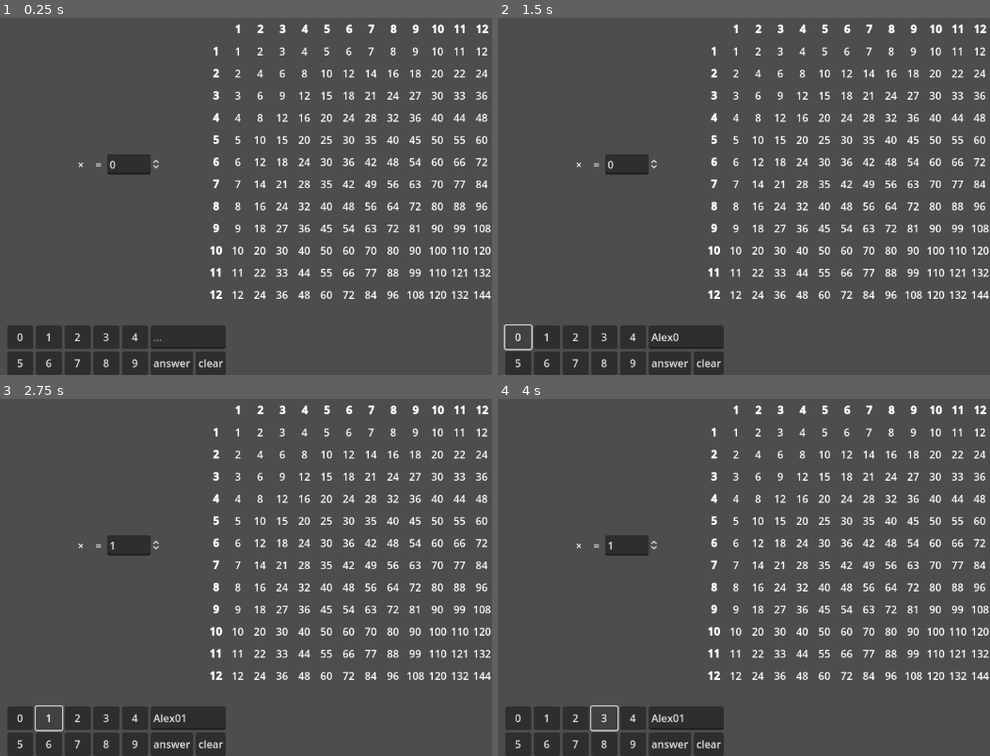
Above: before the commit, frames 1-4 (two rows, left to right).
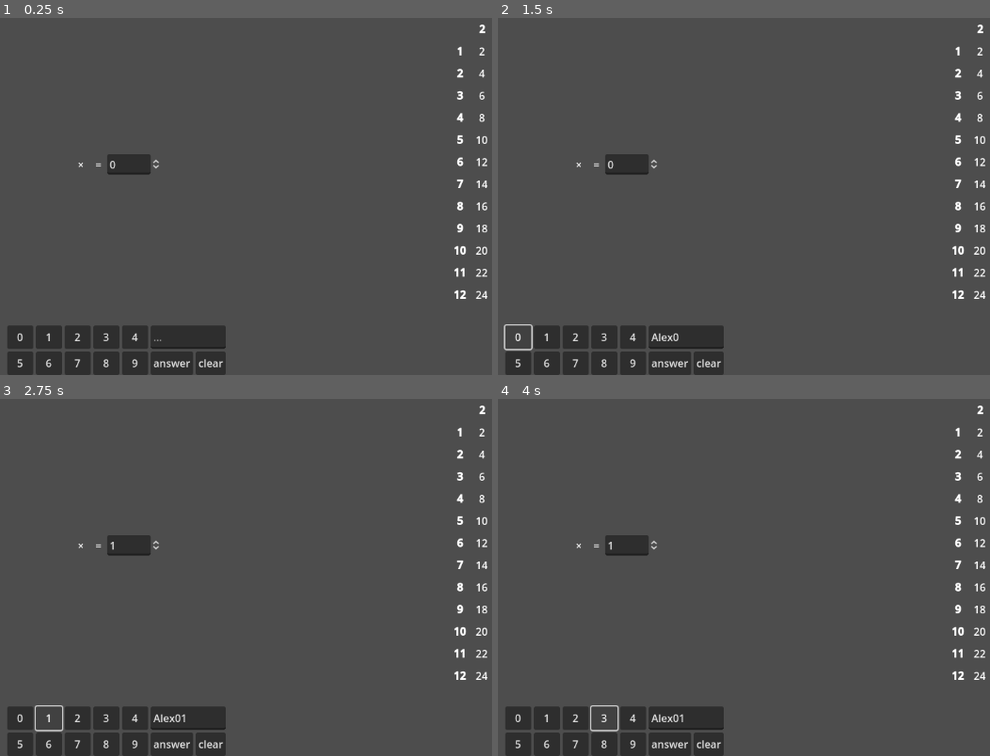
Above: after the commit, the same moments.

Repository: maryilewis/math-game
Game: Godot game, scene res://Math Scenes/Practice.tscn
The game is run twice, just before and just after one commit, with the same random seed, the same clock (stepped at 60 frames per second) and the same inputs. This scene is started directly instead of the project's main scene.
Inputs (mouse positions are in pixels of both pictures, inside the frame that each line leads up to):
- Up to frame 1 (0.25 s): no input
- Up to frame 2 (1.5 s): click (684, 335) at 0.52 s; type "Alex" at 0.6 s; click "0" at 1.25 s
- Up to frame 3 (2.75 s): click "1" at 2 s
- Up to frame 4 (4 s): click "2" at 2.75 s; click "3" at 3.5 s

The runs differ from the first frame. In frame 1, 5.3% of the frame differs, in the area x 42-100%, y 1-79%; in frame 2, 5.3%; in frame 3, 5.3%; in frame 4, 5.3%.

Commit message:
racetrack

Diff:
--- a/UI/Reference Table/Reference Table.gd
+++ b/UI/Reference Table/Reference Table.gd
@@ -2,15 +2,10 @@
 
 # Called when the node enters the scene tree for the first time.
 func _ready():
-	for h in range(1,13):
-		add_label(h, true)
+	#show_table()
+	show_column(2)
 
-	for i in range(1,13):
-		add_label(i, true)
-		for j in range(1,13):
-			add_label(i * j)
-
-func add_label(x: int, header = false):
+func add_label(x, header = false):
 	var label = RichTextLabel.new()
 
 	label.bbcode_enabled = true
@@ -21,3 +16,26 @@
 	label.custom_minimum_size.x = 30
 	label.custom_minimum_size.y = 30
 	add_child(label)
+
+func show_table():
+	columns = 13
+	for c in get_children():
+		remove_child(c)
+	add_label("")
+	for h in range(1,13):
+		add_label(h, true)
+
+	for i in range(1,13):
+		add_label(i, true)
+		for j in range(1,13):
+			add_label(i * j)
+
+func show_column(x: int):
+	columns = 2
+	for c in get_children():
+		remove_child(c)
+	add_label("")
+	add_label(x, true)
+	for i in range(1,13):
+		add_label(i, true)
+		add_label(i * x)
--- a/UI/Reference Table/Reference Table.tscn
+++ b/UI/Reference Table/Reference Table.tscn
@@ -10,8 +10,3 @@
 grow_vertical = 2
 columns = 13
 script = ExtResource("1_x32br")
-
-[node name="RichTextLabel" type="RichTextLabel" parent="."]
-custom_minimum_size = Vector2(30, 30)
-layout_mode = 2
-bbcode_enabled = true
--- /dev/null
+++ b/World Scenes/Racetracks/Racetrack1.gd
@@ -0,0 +1,7 @@
+extends Node3D
+
+var speed := 1
+
+# Called every frame. 'delta' is the elapsed time since the previous frame.
+func _physics_process(delta):
+	$Path3D/PathFollow3D.progress += delta * speed
--- /dev/null
+++ b/World Scenes/Racetracks/Racetrack1.tscn
@@ -0,0 +1,210 @@
+[gd_scene load_steps=25 format=3 uid="uid://bxuog17l4tspf"]
+
+[ext_resource type="Script" path="res://World Scenes/Racetracks/Racetrack1.gd" id="1_d3e41"]
+[ext_resource type="PackedScene" uid="uid://ojawcwqatayt" path="res://models/kenney_racing-kit/Models/GLTF format/roadStart.glb" id="1_iyw53"]
+[ext_resource type="PackedScene" uid="uid://dh0g2dvhuoc2t" path="res://models/kenney_racing-kit/Models/GLTF format/roadStraightArrow.glb" id="2_dqs6c"]
+[ext_resource type="PackedScene" uid="uid://otufn1nl0lsu" path="res://models/kenney_racing-kit/Models/GLTF format/roadStraightBridge.glb" id="3_6pvii"]
+[ext_resource type="PackedScene" uid="uid://y3gs24qrf3ce" path="res://models/kenney_racing-kit/Models/GLTF format/roadStraightBridgeMid.glb" id="4_82abv"]
+[ext_resource type="PackedScene" uid="uid://bbxmhnl1fieum" path="res://models/kenney_racing-kit/Models/GLTF format/roadStraightBridgeStart.glb" id="5_hsav8"]
+[ext_resource type="PackedScene" uid="uid://dkrriyqrxw1ub" path="res://models/kenney_racing-kit/Models/GLTF format/roadStraightLong.glb" id="6_6onmm"]
+[ext_resource type="PackedScene" uid="uid://bkkiv3fxhnsix" path="res://models/kenney_racing-kit/Models/GLTF format/roadRampLongCurved.glb" id="7_py8cq"]
+[ext_resource type="PackedScene" uid="uid://6n0uinov816" path="res://models/kenney_racing-kit/Models/GLTF format/roadCornerLarger.glb" id="8_y3bue"]
+[ext_resource type="PackedScene" uid="uid://cve37tnr7m5r4" path="res://models/kenney_racing-kit/Models/GLTF format/overheadLights.glb" id="9_l8ir0"]
+[ext_resource type="PackedScene" uid="uid://84ob3i17fw4p" path="res://models/kenney_racing-kit/Models/GLTF format/pitsOffice.glb" id="10_5drrd"]
+[ext_resource type="PackedScene" uid="uid://k2e5tgbwdxn8" path="res://models/kenney_racing-kit/Models/GLTF format/pitsOfficeRoof.glb" id="11_cxo3n"]
+[ext_resource type="PackedScene" uid="uid://bvtjf26yoyik6" path="res://models/kenney_racing-kit/Models/GLTF format/pitsGarage.glb" id="12_jaj87"]
+[ext_resource type="PackedScene" uid="uid://ck3p53opxxn7y" path="res://models/kenney_racing-kit/Models/GLTF format/roadPitEntry.glb" id="13_ovswx"]
+[ext_resource type="PackedScene" uid="uid://d0c6kxri4ujqp" path="res://models/kenney_racing-kit/Models/GLTF format/roadPitStraightLong.glb" id="14_lgj04"]
+[ext_resource type="PackedScene" uid="uid://wa6pl48qkgqr" path="res://models/kenney_racing-kit/Models/GLTF format/roadStraight.glb" id="15_7omlr"]
+[ext_resource type="PackedScene" uid="uid://2ahr7oflu8yk" path="res://models/kenney_racing-kit/Models/GLTF format/treeLarge.glb" id="16_tjwlo"]
+[ext_resource type="PackedScene" uid="uid://dhrs41p55pi6v" path="res://models/kenney_racing-kit/Models/GLTF format/treeSmall.glb" id="17_paawd"]
+[ext_resource type="PackedScene" uid="uid://c7t0e0sdpcbww" path="res://models/kenney_racing-kit/Models/GLTF format/raceCarRed.glb" id="19_pvt0p"]
+[ext_resource type="PackedScene" uid="uid://d4gg70ldv3x8p" path="res://models/kenney_racing-kit/Models/GLTF format/grandStandRound.glb" id="20_nudxe"]
+[ext_resource type="PackedScene" uid="uid://vxwosf5drafj" path="res://models/kenney_racing-kit/Models/GLTF format/grandStand.glb" id="21_ahop0"]
+
+[sub_resource type="Curve3D" id="Curve3D_xyl18"]
+_data = {
+"points": PackedVector3Array(0, 0, 0, 0, 0, 0, 0.270348, 0, -0.373243, 0, 0, 0, 0, 0, 0, 0.250602, 0, -0.870229, 0, 0, 0, 0, 0, 0, 0.262908, 0.06604, -5.88832, 0, 0, 0, 0, 0, 0, 0.250548, 0.572754, -7.51985, 0, 0, 0, 0, 0, 0, 0.315316, 0.560425, -12.3866, 0.370801, 0, 1.48321, -0.370801, 0, -1.48321, 0.134049, 0.0360107, -15.4099, 0.894055, 0, -1.0827, -0.894055, 0, 1.0827, -3.93241, -0.0118408, -16.0649, 0, 0, 0, 0, 0, 0, -4.45551, -0.0584602, -12.1301, -2.15538, 0, 0.00540257, 2.15538, 0, -0.00540257, -2.24321, -0.0688477, -10.1124, 0, 0, 0, 0, 0, 0, 3.03453, -0.0366211, -10.1248, -0.392515, 0, -1.60909, 0.392515, 0, 1.60909, 5.26396, -0.0578613, -8.21361, 0, 0, 0, 0, 0, 0, 5.23909, -0.00817871, -0.0271614, 1.30785, -1.57356e-05, 0.0997334, -1.30785, 1.57356e-05, -0.0997334, 2.95479, -0.0204921, 1.83838, 0, 0, 0, 0, 0, 0, 0.278712, 0, -0.337006),
+"tilts": PackedFloat32Array(0, 0, 0, 0, 0, 0, 0, 0, 0, 0, 0, 0, -0.0129638, 0)
+}
+point_count = 14
+
+[sub_resource type="StandardMaterial3D" id="StandardMaterial3D_to61y"]
+albedo_color = Color(0.478431, 0.772549, 0.4, 1)
+metallic_specular = 0.0
+
+[sub_resource type="PlaneMesh" id="PlaneMesh_ib4qt"]
+material = SubResource("StandardMaterial3D_to61y")
+size = Vector2(20, 30)
+
+[node name="Racetrack1" type="Node3D"]
+script = ExtResource("1_d3e41")
+
+[node name="overheadLights" parent="." instance=ExtResource("9_l8ir0")]
+transform = Transform3D(1, 0, 0, 0, 1, 0, 0, 0, 1, 5.11096, 0, 0.166312)
+
+[node name="Track" type="Node3D" parent="."]
+
+[node name="Start" type="Node3D" parent="Track"]
+
+[node name="roadStart" parent="Track/Start" instance=ExtResource("1_iyw53")]
+
+[node name="roadStraightArrow" parent="Track/Start" instance=ExtResource("2_dqs6c")]
+transform = Transform3D(1, 0, 0, 0, 1, 0, 0, 0, 1, 0.124685, -1.19209e-07, -1.98684)
+
+[node name="roadStraightLong" parent="Track/Start" instance=ExtResource("6_6onmm")]
+transform = Transform3D(1, 0, 0, 0, 1, 0, 0, 0, 1, 0.133086, 0, -2.95695)
+
+[node name="Bridge" type="Node3D" parent="Track"]
+
+[node name="roadStraightBridge" parent="Track/Bridge" instance=ExtResource("3_6pvii")]
+transform = Transform3D(1, 0, 0, 0, 1, 0, 0, 0, 1, 0.139678, 0, -6.91044)
+
+[node name="roadStraightBridgeMid" parent="Track/Bridge" instance=ExtResource("4_82abv")]
+transform = Transform3D(1, 0, 0, 0, 1, 0, 0, 0, 1, 0.159146, 0, -8.85994)
+
+[node name="roadStraightBridgeStart2" parent="Track/Bridge" instance=ExtResource("5_hsav8")]
+transform = Transform3D(-1, 0, -8.74228e-08, 0, 1, 0, 8.74228e-08, 0, -1, 0.465808, 0, -12.1412)
+
+[node name="roadStraightBridgeStart" parent="Track/Bridge" instance=ExtResource("5_hsav8")]
+transform = Transform3D(1, 0, 0, 0, 1, 0, 0, 0, 1, 0.155432, 0, -7.86609)
+
+[node name="roadRampLongCurved" parent="Track/Bridge" instance=ExtResource("7_py8cq")]
+transform = Transform3D(1, 0, 0, 0, 1, 0, 0, 0, 1, 0.136423, 0, -4.92635)
+
+[node name="roadRampLongCurved2" parent="Track/Bridge" instance=ExtResource("7_py8cq")]
+transform = Transform3D(-1, 0, -8.74228e-08, 0, 1, 0, 8.74228e-08, 0, -1, 0.484276, 0, -15.0998)
+
+[node name="roadStraightBridge2" parent="Track/Bridge" instance=ExtResource("3_6pvii")]
+transform = Transform3D(1, 0, 0, 0, 1, 0, 0, 0, 1, 0.187536, 0, -10.8321)
+
+[node name="loop" type="Node3D" parent="Track"]
+
+[node name="roadStraightArrow2" parent="Track/loop" instance=ExtResource("2_dqs6c")]
+transform = Transform3D(-1, 0, -8.74228e-08, 0, 1, 0, 8.74228e-08, 0, -1, -4.37145, -2.38419e-07, -15.0753)
+
+[node name="roadCornerLarger4" parent="Track/loop" instance=ExtResource("8_y3bue")]
+transform = Transform3D(-4.37114e-08, 0, 1, 0, 1, 0, -1, 0, -4.37114e-08, -1.33988, 0, -9.9354)
+
+[node name="roadCornerLarger6" parent="Track/loop" instance=ExtResource("8_y3bue")]
+transform = Transform3D(1, 0, 0, 0, 1, 0, 0, 0, 1, -4.6567, 0, -13.7617)
+
+[node name="roadCornerLarger5" parent="Track/loop" instance=ExtResource("8_y3bue")]
+transform = Transform3D(1.31134e-07, 0, -1, 0, 1, 0, 1, 0, 1.31134e-07, -2.81405, 0, -17.0741)
+
+[node name="roadStraight3" parent="Track/loop" instance=ExtResource("15_7omlr")]
+transform = Transform3D(-4.37114e-08, 0, 1, 0, 1, 0, -1, 0, -4.37114e-08, -0.336679, 0, -9.94131)
+
+[node name="roadStraight2" parent="Track/loop" instance=ExtResource("15_7omlr")]
+transform = Transform3D(1, 0, 0, 0, 1, 0, 0, 0, 1, -4.67913, 0, -11.7966)
+
+[node name="underpass" type="Node3D" parent="Track"]
+
+[node name="roadCornerLarger3" parent="Track/underpass" instance=ExtResource("8_y3bue")]
+transform = Transform3D(1.31134e-07, 0, -1, 0, 1, 0, 1, 0, 1.31134e-07, 2.18166, 0, -10.2562)
+
+[node name="roadPitStraightLong4" parent="Track/underpass" instance=ExtResource("14_lgj04")]
+transform = Transform3D(-4.37114e-08, 0, 1, 0, 1, 0, -1, 0, -4.37114e-08, 1.65365, 0, -9.94817)
+
+[node name="roadPitStraightLong3" parent="Track/underpass" instance=ExtResource("14_lgj04")]
+transform = Transform3D(-4.37114e-08, 0, -1, 0, 1, 0, 1, 0, -4.37114e-08, 0.349522, 0, -10.2625)
+
+[node name="Pit" type="Node3D" parent="Track"]
+
+[node name="roadPitEntry2" parent="Track/Pit" instance=ExtResource("13_ovswx")]
+transform = Transform3D(-1, 8.74228e-08, 8.74228e-08, 8.74228e-08, 1, 0, 8.74228e-08, -7.64274e-15, 1, 5.45928, 0, -0.98179)
+
+[node name="roadPitEntry" parent="Track/Pit" instance=ExtResource("13_ovswx")]
+transform = Transform3D(-0.999853, 0, 0.0171383, 0, 1, 0, -0.0171383, 0, -0.999853, 5.49254, 0, -8.26165)
+
+[node name="roadPitStraightLong2" parent="Track/Pit" instance=ExtResource("14_lgj04")]
+transform = Transform3D(1, 0, 0, 0, 1, 0, 0, 0, 1, 4.15465, 0, -2.97969)
+
+[node name="roadPitStraightLong" parent="Track/Pit" instance=ExtResource("14_lgj04")]
+transform = Transform3D(-1, 0, -8.74228e-08, 0, 1, 0, 8.74228e-08, 0, -1, 5.45476, 0, -6.275)
+
+[node name="roadStraight" parent="Track/Pit" instance=ExtResource("15_7omlr")]
+transform = Transform3D(1, 0, 0, 0, 1, 0, 0, 0, 1, 5.15509, 0, 0.000896811)
+
+[node name="homestretch" type="Node3D" parent="Track"]
+
+[node name="roadCornerLarger" parent="Track/homestretch" instance=ExtResource("8_y3bue")]
+transform = Transform3D(-4.37114e-08, 0, 1, 0, 1, 0, -1, 0, -4.37114e-08, 3.43446, 0, 1.99547)
+
+[node name="roadCornerLarger2" parent="Track/homestretch" instance=ExtResource("8_y3bue")]
+transform = Transform3D(-1, 0, -8.74228e-08, 0, 1, 0, 8.74228e-08, 0, -1, 5.43, 0, -1.31716)
+
+[node name="Trees" type="Node3D" parent="."]
+
+[node name="treeLarge" parent="Trees" instance=ExtResource("16_tjwlo")]
+transform = Transform3D(1, 0, 0, 0, 1, 0, 0, 0, 1, 3.24736, 0, -2.23223)
+
+[node name="treeSmall" parent="Trees" instance=ExtResource("17_paawd")]
+transform = Transform3D(1, 0, 0, 0, 1, 0, 0, 0, 1, 3.95049, 0, -1.65559)
+
+[node name="treeLarge2" parent="Trees" instance=ExtResource("16_tjwlo")]
+transform = Transform3D(1, 0, 0, 0, 1, 0, 0, 0, 1, 3.56951, 0, -1.38115)
+
+[node name="Pit buildings" type="Node3D" parent="."]
+
+[node name="pitsOffice" parent="Pit buildings" instance=ExtResource("10_5drrd")]
+transform = Transform3D(-4.37114e-08, 0, 1, 0, 1, 0, -1, 0, -4.37114e-08, 4.23425, 0, -3.87042)
+
+[node name="pitsOfficeRoof" parent="Pit buildings" instance=ExtResource("11_cxo3n")]
+transform = Transform3D(-4.37114e-08, 0, 1, 0, 1, 0, -1, 0, -4.37114e-08, 4.23698, 0.527305, -4.88617)
+
+[node name="pitsGarage" parent="Pit buildings" instance=ExtResource("12_jaj87")]
+transform = Transform3D(-4.37114e-08, 0, 1, 0, 1, 0, -1, 0, -4.37114e-08, 4.24547, 0, -4.93435)
+
+[node name="Path3D" type="Path3D" parent="."]
+curve = SubResource("Curve3D_xyl18")
+
+[node name="PathFollow3D" type="PathFollow3D" parent="Path3D"]
+editor_description = "Player Pathfollow"
+
+[node name="raceCarRed" parent="Path3D/PathFollow3D" instance=ExtResource("19_pvt0p")]
+transform = Transform3D(-0.5, 0, -4.37114e-08, 0, 0.5, 0, 4.37114e-08, 0, -0.5, 0.0624733, 0, 0.0731246)
+
+[node name="Camera3D" type="Camera3D" parent="."]
+transform = Transform3D(-4.37114e-08, -0.707107, 0.707107, 0, 0.707107, 0.707107, -1, 3.09086e-08, -3.09086e-08, 8.69745, 6.42196, -5.82132)
+size = 12.0
+far = 50.0
+
+[node name="MeshInstance3D" type="MeshInstance3D" parent="."]
+transform = Transform3D(1, 0, 0, 0, 1, 0, 0, 0, 1, 0, -0.0200186, -5.1568)
+mesh = SubResource("PlaneMesh_ib4qt")
+
+[node name="DirectionalLight3D" type="DirectionalLight3D" parent="."]
+transform = Transform3D(0.0323154, -0.988878, 0.145175, 0.512883, 0.141076, 0.846787, -0.85785, 0.0470938, 0.511738, 0, 6.12111, 0)
+
+[node name="Stands" type="Node3D" parent="."]
+
+[node name="grandStandRound" parent="Stands" instance=ExtResource("20_nudxe")]
+transform = Transform3D(0.152848, 0, 0.98825, 0, 1, 0, -0.98825, 0, 0.152848, -3.63873, 0, -17.2899)
+
+[node name="grandStand" parent="Stands" instance=ExtResource("21_ahop0")]
+transform = Transform3D(-4.37114e-08, 0, 1, 0, 1, 0, -1, 0, -4.37114e-08, 0.28696, 0, -0.87494)
+
+[node name="grandStand2" parent="Stands" instance=ExtResource("21_ahop0")]
+transform = Transform3D(-4.37114e-08, 0, 1, 0, 1, 0, -1, 0, -4.37114e-08, 0.28696, 0, -1.87274)
+
+[node name="grandStand3" parent="Stands" instance=ExtResource("21_ahop0")]
+transform = Transform3D(-4.37114e-08, 0, 1, 0, 1, 0, -1, 0, -4.37114e-08, 0.28696, 0, -2.9195)
+
+[node name="grandStand4" parent="Stands" instance=ExtResource("21_ahop0")]
+transform = Transform3D(-4.37114e-08, 0, 1, 0, 1, 0, -1, 0, -4.37114e-08, 0.28696, 0, -3.96636)
+
+[node name="grandStand5" parent="Stands" instance=ExtResource("21_ahop0")]
+transform = Transform3D(-4.37114e-08, 0, 1, 0, 1, 0, -1, 0, -4.37114e-08, 0.28696, 0, -4.96415)
+
+[node name="grandStand6" parent="Stands" instance=ExtResource("21_ahop0")]
+transform = Transform3D(-4.37114e-08, 0, 1, 0, 1, 0, -1, 0, -4.37114e-08, 0.28696, 0, -6.01091)
+
+[node name="grandStand7" parent="Stands" instance=ExtResource("21_ahop0")]
+transform = Transform3D(-4.37114e-08, 0, 1, 0, 1, 0, -1, 0, -4.37114e-08, -4.48267, 0, -12.4283)
+
+[node name="grandStand8" parent="Stands" instance=ExtResource("21_ahop0")]
+transform = Transform3D(-4.37114e-08, 0, 1, 0, 1, 0, -1, 0, -4.37114e-08, -4.48267, 0, -13.4261)
+
+[node name="grandStand9" parent="Stands" instance=ExtResource("21_ahop0")]
+transform = Transform3D(-4.37114e-08, 0, 1, 0, 1, 0, -1, 0, -4.37114e-08, -4.48267, 0, -14.4729)
--- a/project.godot
+++ b/project.godot
@@ -17,5 +17,5 @@
 
 [rendering]
 
-renderer/rendering_method="gl_compatibility"
+renderer/rendering_method="mobile"
 renderer/rendering_method.mobile="gl_compatibility"
Not shown, added: models/kenney_car-kit/License.txt
Binary file added: models/kenney_car-kit/Models/GLB format/Textures/colormap.png
Not shown, added: models/kenney_car-kit/Models/GLB format/Textures/colormap.png.import
Binary file added: models/kenney_car-kit/Models/GLB format/ambulance.glb
Not shown, added: models/kenney_car-kit/Models/GLB format/ambulance.glb.import
Binary file added: models/kenney_car-kit/Models/GLB format/box.glb
Not shown, added: models/kenney_car-kit/Models/GLB format/box.glb.import
Binary file added: models/kenney_car-kit/Models/GLB format/cone-flat.glb
Not shown, added: models/kenney_car-kit/Models/GLB format/cone-flat.glb.import
Binary file added: models/kenney_car-kit/Models/GLB format/cone.glb
Not shown, added: models/kenney_car-kit/Models/GLB format/cone.glb.import
Binary file added: models/kenney_car-kit/Models/GLB format/debris-bolt.glb
(and 655 more such lines)
